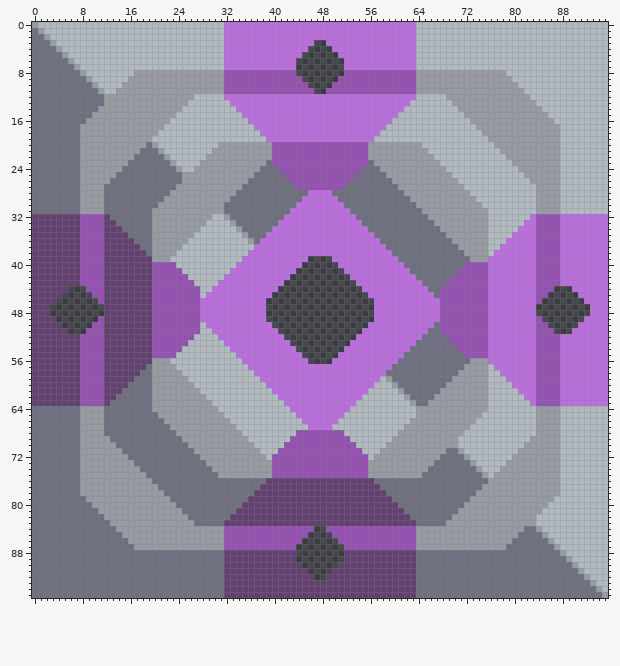
A sprite sheet gets an edit: sprites/blocks/thaumium-generator.png. That is the earlier state.
The file is 96x96 pixels.
The same view after the edit:
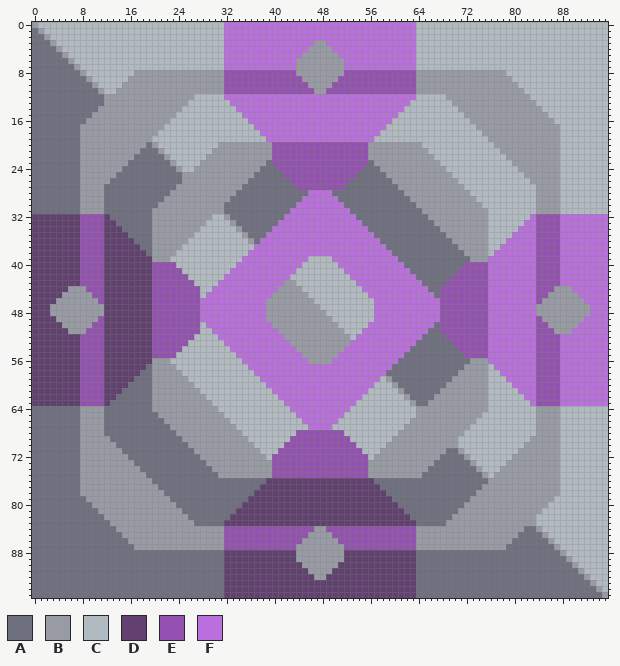
Palette (. is transparent): A #6e7080  B #989aa4  C #b0bac0  D #624171  E #9451b2  F #bb6ede
The edit:
{"y":3,"x":47,"old":"..","new":"BB"}
{"y":4,"x":46,"old":"....","new":"BBBB"}
{"y":5,"x":45,"old":"......","new":"BBBBBB"}
{"y":6,"x":44,"old":"........","new":"BBBBBBBB"}
{"y":7,"x":44,"old":"........","new":"BBBBBBBB"}
{"y":8,"x":44,"old":"........","new":"BBBBBBBB"}
{"y":9,"x":45,"old":"......","new":"BBBBBB"}
{"y":10,"x":46,"old":"....","new":"BBBB"}
{"y":11,"x":47,"old":"..","new":"BB"}
{"y":39,"x":46,"old":"....","new":"CCCC"}
{"y":40,"x":45,"old":"......","new":"CCCCCC"}
{"y":41,"x":44,"old":"........","new":"CCCCCCCC"}
{"y":42,"x":43,"old":"..........","new":"CCCCCCCCCC"}
{"y":43,"x":42,"old":"............","new":"BBCCCCCCCCCC"}
{"y":44,"x":6,"old":"...","new":"BBB"}
{"y":44,"x":41,"old":"..............","new":"BBBBCCCCCCCCCC"}
{"y":44,"x":87,"old":"...","new":"BBB"}
{"y":45,"x":5,"old":".....","new":"BBBBB"}
{"y":45,"x":40,"old":"................","new":"BBBBBBCCCCCCCCCC"}
{"y":45,"x":86,"old":".....","new":"BBBBB"}
{"y":46,"x":4,"old":".......","new":"BBBBBBB"}
{"y":46,"x":39,"old":"..................","new":"BBBBBBBBCCCCCCCCCC"}
{"y":46,"x":85,"old":".......","new":"BBBBBBB"}
{"y":47,"x":3,"old":".........","new":"BBBBBBBBB"}
{"y":47,"x":39,"old":"..................","new":"BBBBBBBBBCCCCCCCCC"}
{"y":47,"x":84,"old":".........","new":"BBBBBBBBB"}
{"y":48,"x":3,"old":".........","new":"BBBBBBBBB"}
{"y":48,"x":39,"old":"..................","new":"BBBBBBBBBBCCCCCCCC"}
{"y":48,"x":84,"old":".........","new":"BBBBBBBBB"}
{"y":49,"x":4,"old":".......","new":"BBBBBBB"}
{"y":49,"x":39,"old":"..................","new":"BBBBBBBBBBBCCCCCCC"}
{"y":49,"x":85,"old":".......","new":"BBBBBBB"}
{"y":50,"x":5,"old":".....","new":"BBBBB"}
{"y":50,"x":40,"old":"................","new":"BBBBBBBBBBBCCCCC"}
{"y":50,"x":86,"old":".....","new":"BBBBB"}
{"y":51,"x":6,"old":"...","new":"BBB"}
{"y":51,"x":41,"old":"..............","new":"BBBBBBBBBBBCCC"}
{"y":51,"x":87,"old":"...","new":"BBB"}
{"y":52,"x":42,"old":"............","new":"BBBBBBBBBBBC"}
{"y":53,"x":43,"old":"..........","new":"BBBBBBBBBB"}
{"y":54,"x":44,"old":"........","new":"BBBBBBBB"}
{"y":55,"x":45,"old":"......","new":"BBBBBB"}
{"y":56,"x":46,"old":"....","new":"BBBB"}
{"y":84,"x":47,"old":"..","new":"BB"}
{"y":85,"x":46,"old":"....","new":"BBBB"}
{"y":86,"x":45,"old":"......","new":"BBBBBB"}
{"y":87,"x":44,"old":"........","new":"BBBBBBBB"}
{"y":88,"x":44,"old":"........","new":"BBBBBBBB"}
{"y":89,"x":44,"old":"........","new":"BBBBBBBB"}
{"y":90,"x":45,"old":"......","new":"BBBBBB"}
{"y":91,"x":46,"old":"....","new":"BBBB"}
{"y":92,"x":47,"old":"..","new":"BB"}
{"label":"added","picture_box":[296,40,344,94]}
{"label":"added","picture_box":[266,256,374,364]}
{"label":"added","picture_box":[50,286,104,334]}
{"label":"added","picture_box":[536,286,590,334]}
{"label":"added","picture_box":[296,526,344,580]}
